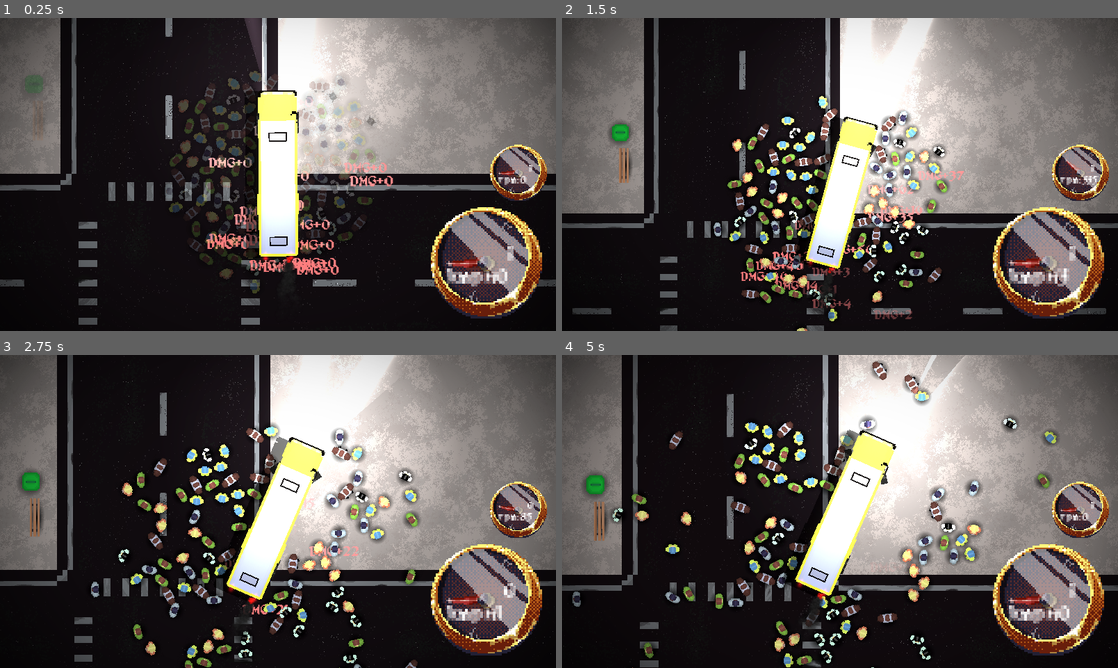
Above: before the commit, frames 1-4 (two rows, left to right).
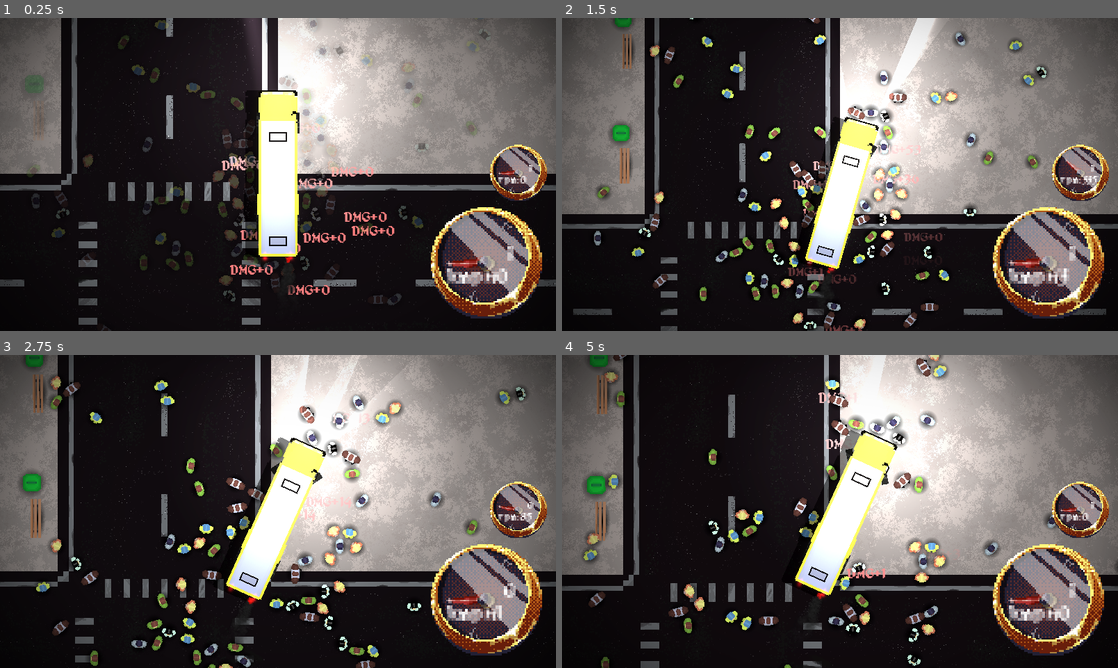
Above: after the commit, the same moments.

Repository: clod44/ProjectBus
Game: Godot game, scene res://Scenes/game.tscn
The game is run twice, just before and just after one commit, with the same random seed, the same clock (stepped at 60 frames per second) and the same inputs.
Inputs (mouse positions are in pixels of both pictures, inside the frame that each line leads up to):
- Up to frame 1 (0.25 s): no input
- Up to frame 2 (1.5 s): move the mouse to (962, 158) at 0.52 s; hold D (steer_right) 0.53-1.28 s; hold W (throttle) 0.53-1.28 s; move the mouse to (728, 190) at 1.27 s; hold Ctrl (shift_down) from 1.28 s (still down); tap Mouse wheel down (zoom_in) at 1.35 s
- Up to frame 3 (2.75 s): move the mouse to (333, 442) at 2.02 s; release Ctrl (shift_down) at 2.03 s; hold D (steer_right) from 2.03 s (still down); tap Mouse wheel up (zoom_out) at 2.1 s
- Up to frame 4 (5 s): move the mouse to (812, 574) at 2.77 s; release D (steer_right) at 2.78 s; hold Shift (shift_up) 2.78-3.53 s; tap W (throttle) at 2.85 s; move the mouse to (1006, 558) at 3.52 s; hold A (steer_left) from 3.53 s (still down); tap Mouse wheel down (zoom_in) at 3.6 s; move the mouse to (673, 464) at 4.27 s; tap Mouse wheel up (zoom_out) at 4.35 s

The runs differ from the first frame. In frame 1, 11% of the frame differs, in the area x 0-100%, y 0-100%; in frame 2, 16%; in frame 3, 17%; in frame 4, 16%.

Commit message:
version

Diff:
--- a/Scenes/civilian_spawner.tscn
+++ b/Scenes/civilian_spawner.tscn
@@ -3,7 +3,7 @@
 [ext_resource type="Script" path="res://Scripts/civilian_spawner.gd" id="1_njcif"]
 
 [sub_resource type="CircleShape2D" id="CircleShape2D_ooek5"]
-radius = 308.016
+radius = 877.659
 
 [sub_resource type="CircleShape2D" id="CircleShape2D_28cvr"]
 radius = 5000.0
@@ -14,7 +14,6 @@
 script = ExtResource("1_njcif")
 
 [node name="DefaultCollisionShape2D" type="CollisionShape2D" parent="."]
-visible = false
 shape = SubResource("CircleShape2D_ooek5")
 debug_color = Color(0.65098, 0.329412, 1, 0.419608)
 
--- a/Scenes/game.tscn
+++ b/Scenes/game.tscn
@@ -38,6 +38,12 @@
 
 [node name="Props" type="Node" parent="CityCenter/PropSpawner"]
 
+[node name="Bank2" parent="CityCenter/PropSpawner/Props" instance=ExtResource("6_y03tr")]
+position = Vector2(-551, -420)
+
+[node name="TrashBin2" parent="CityCenter/PropSpawner/Props" instance=ExtResource("7_4cwl8")]
+position = Vector2(-555, -500)
+
 [node name="Bank" parent="CityCenter/PropSpawner/Props" instance=ExtResource("6_y03tr")]
 position = Vector2(-557, -127)
 
--- a/project.godot
+++ b/project.godot
@@ -12,7 +12,7 @@
 
 config/name="Project Bus"
 run/main_scene="res://Scenes/game.tscn"
-config/features=PackedStringArray("4.1", "Mobile")
+config/features=PackedStringArray("4.2", "Mobile")
 config/icon="res://icon.svg"
 
 [autoload]
Not shown: 2 places in Scenes/Menus/main_menu.tscn that only renumber resources
